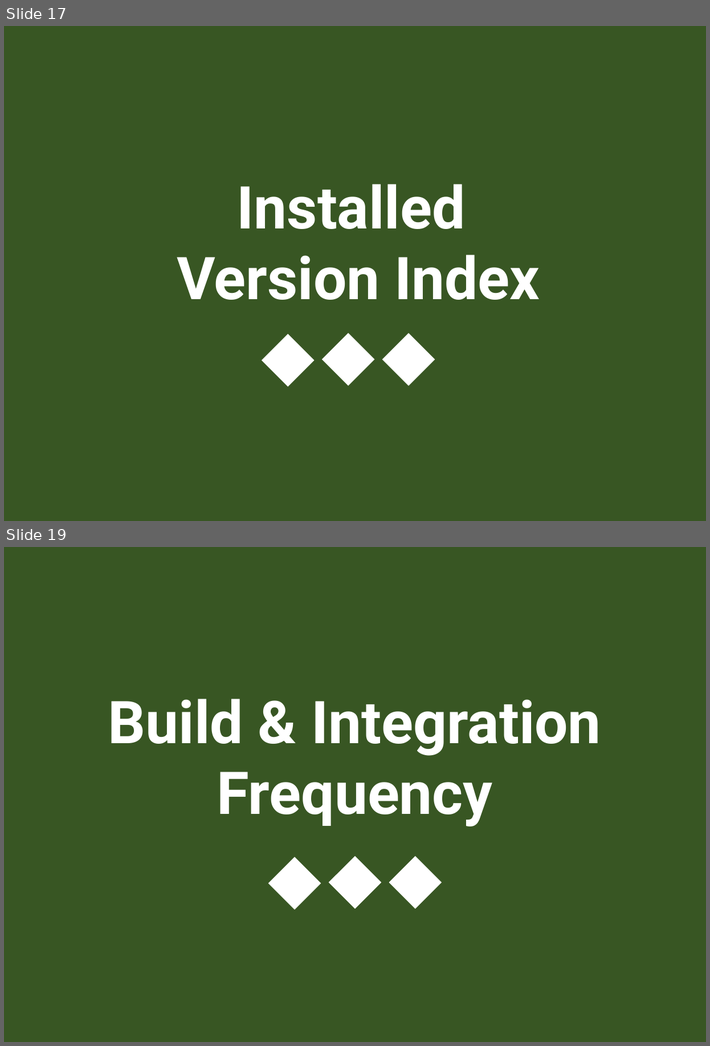
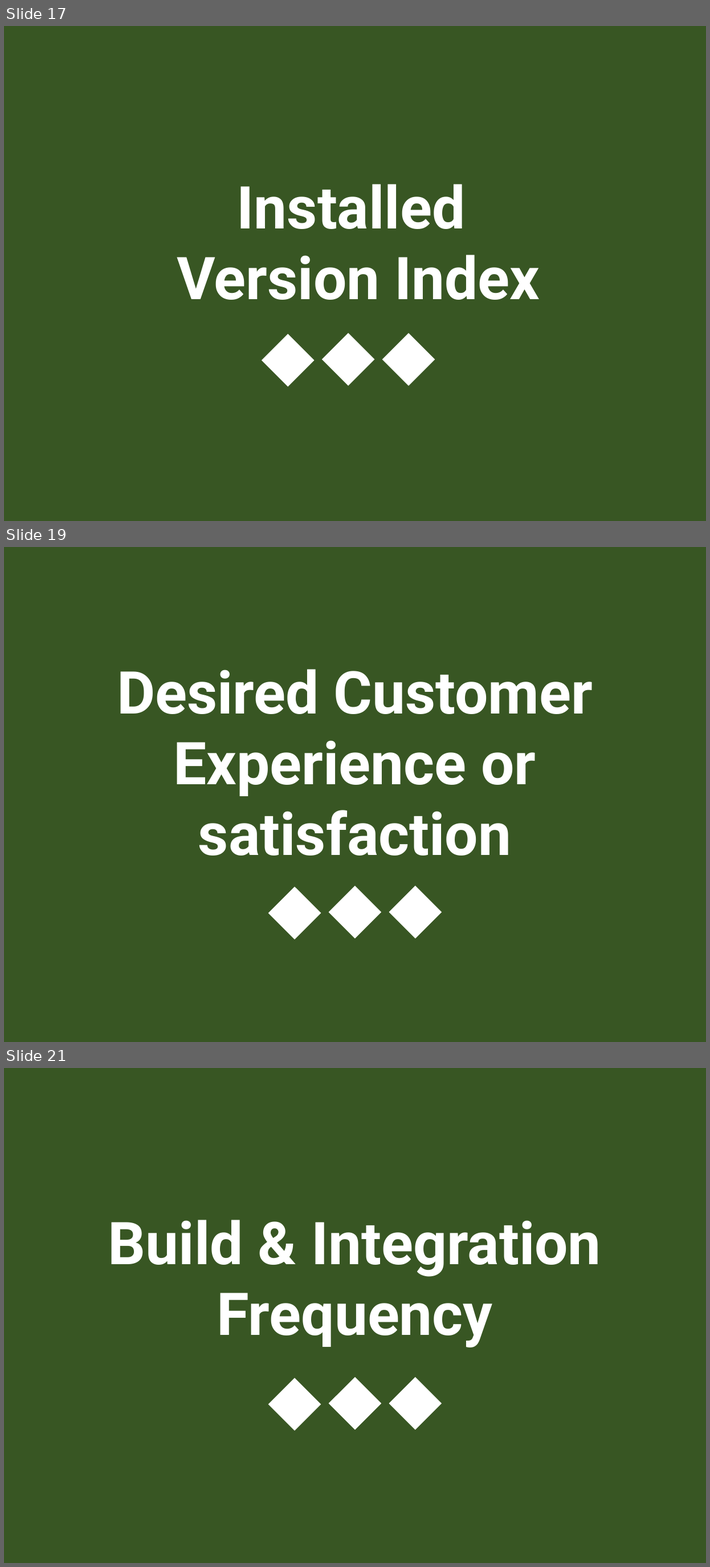
Before and after one commit to ScrumFacilitators/measuringoutcome-en, a slide deck: Measuring Outcome v2 - 2020 update.pptx. Shown one above the other, each under a label of ours: slides 17 and 19 before the commit, slides 17, 19 and 21 after it; the slides between them are not shown. The pictures are 710x1046 and 710x1567 pixels, drawn with LibreOffice and Linux fonts; fonts in the diff are those of the drawing. Boxes give left, top, right and bottom in pixels: in the first picture for what was removed or moved away, otherwise in the second. Text is boxed around its words. In the diff, an @@ line names an element or a change of style, - is before the commit and + after.

Commit message:
add Desired Customer Experience or satisfaction (Green background)

```diff
--- a/Measuring Outcome v2 - 2020 update.pptx
+++ b/Measuring Outcome v2 - 2020 update.pptx
@@ slide 19 added at [4, 547, 706, 1042], background #FFFFFF @@
@@ rounded rectangle added at [4, 547, 706, 1042], fill #385723 @@
@@ group added at [117, 669, 593, 939]: 3 diamonds, 1 text @@
+Desired Customer Experience or satisfaction
@@ what was slide 19 is now slide 21 @@
```
Also in this commit, not shown: 1 slide changed, 1 other slide added, 1 slide removed.
